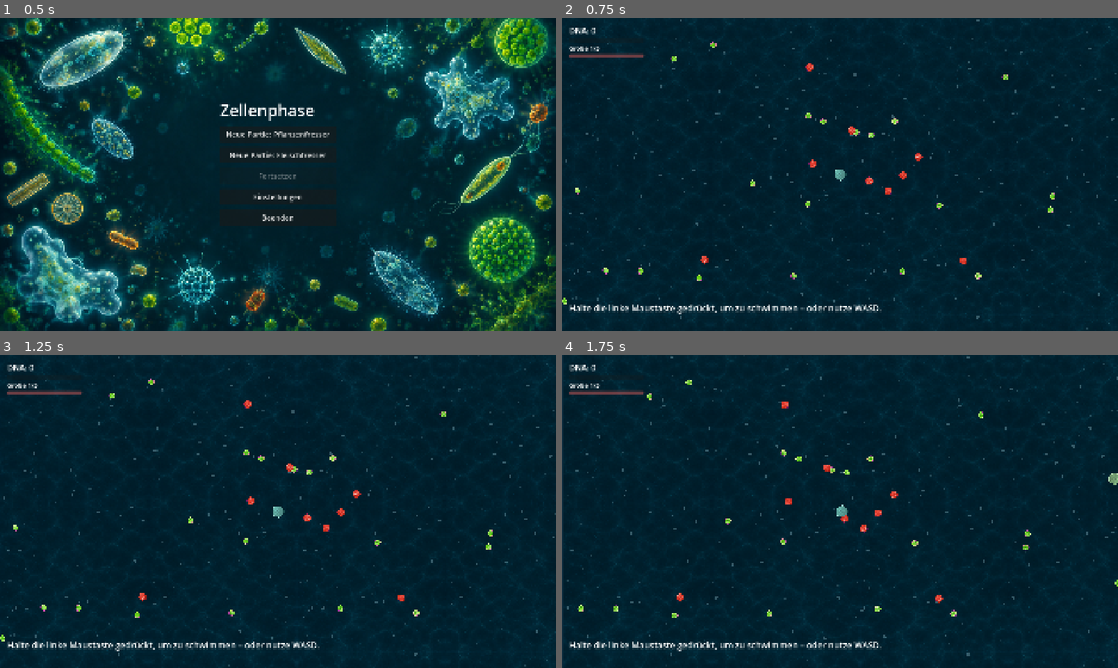
Above: before the commit, frames 1-4 (two rows, left to right).
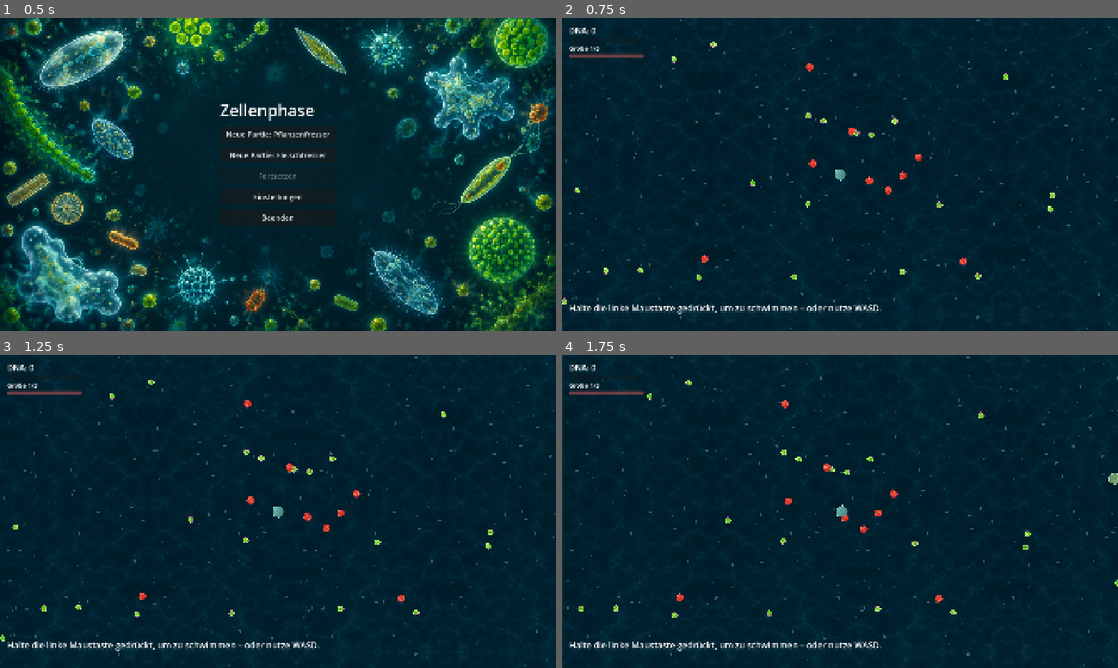
Above: after the commit, the same moments.

Repository: Mayo73/agenthub-backup
Game: Godot game, scene res://scenes/main.tscn
Same seed, same stepped clock (60 frames per second), same inputs: the game is played once before the commit and once after it.
Inputs (mouse positions are in pixels of both pictures, inside the frame that each line leads up to):
- Up to frame 1 (0.5 s): no input
- Up to frame 2 (0.75 s): click "Neue Partie: Pflanzenfresser" at 0.5 s
- Up to frame 3 (1.25 s): no input
- Up to frame 4 (1.75 s): tap Enter at 1.25 s; move the mouse to (962, 495) at 1.27 s; hold D (rechts) from 1.28 s (still down); tap C (rufen) at 1.35 s; click (962, 495) at 1.42 s

Frame 1 is identical in both runs. In frame 2, 0.4% of the frame differs, in the area x 0-89%, y 7-92%; in frame 3, 0.4%, in the area x 0-89%, y 7-91%; in frame 4, 0.4%.

Commit message:
T-0183: Nahrung schwebt sanft auf und ab
Erstellt vom lokalen Agent (Modell qwen3.5:35b-a3b, Versuch 2 von 5).

Diff:
--- a/scripts/food_view.gd
+++ b/scripts/food_view.gd
@@ -12,9 +12,11 @@
 const SPRITE_SCALE := 1.4
 
 var field: FoodField
+var time := 0.0
 
 
-func _process(_delta: float) -> void:
+func _process(delta: float) -> void:
+	time += delta
 	queue_redraw()
 
 
@@ -23,7 +25,9 @@
 		return
 	for item in field.items:
 		var texture := texture_for(item.kind)
-		draw_texture_rect(texture, sprite_rect(item), false)
+		var rect := sprite_rect(item)
+		rect.position += bob(item.position, time)
+		draw_texture_rect(texture, rect, false)
 
 ## Liefert die Textur für eine Nahrungsart.
 static func texture_for(kind: String) -> Texture2D:
@@ -34,3 +38,7 @@
 static func sprite_rect(item: FoodItem) -> Rect2:
 	var half := item.radius * SPRITE_SCALE
 	return Rect2(item.position - Vector2(half, half), Vector2(half, half) * 2.0)
+
+## Verschiebung der Zeichnung beim Schweben; jedes Stück ist nach seiner x-Lage versetzt.
+static func bob(pos: Vector2, t: float) -> Vector2:
+	return Vector2(0, 1.5 * sin(t * 2.0 + pos.x * 0.05))
--- /dev/null
+++ b/tests/test_food_view_schweben.gd
@@ -0,0 +1,32 @@
+extends "res://tests/base_test.gd"
+
+var food_view: FoodView
+
+
+func setup() -> void:
+	food_view = FoodView.new()
+
+
+func teardown() -> void:
+	food_view.free()
+
+
+func test_ruhe() -> void:
+	check_eq(FoodView.bob(Vector2.ZERO, 0.0), Vector2.ZERO, "bob mit t=0 sollte 0 sein")
+
+
+func test_oben() -> void:
+	var bob_value := FoodView.bob(Vector2.ZERO, PI / 4.0)
+	check(bob_value.is_equal_approx(Vector2(0, 1.5)), "bob mit t=PI/4 sollte (0, 1.5) sein")
+
+
+func test_versetzt() -> void:
+	var bob_10 := FoodView.bob(Vector2(10, 0), 0.0)
+	var bob_40 := FoodView.bob(Vector2(40, 0), 0.0)
+	check(not bob_10.is_equal_approx(bob_40), "bob bei x=10 und x=40 soll unterschiedlich sein")
+
+
+func test_zeit() -> void:
+	food_view._process(0.5)
+	food_view._process(0.25)
+	check_eq(food_view.time, 0.75, "time sollte 0.75 nach zwei _process-Aufrufen sein")
Not shown, added: tests/test_food_view_schweben.gd.uid
